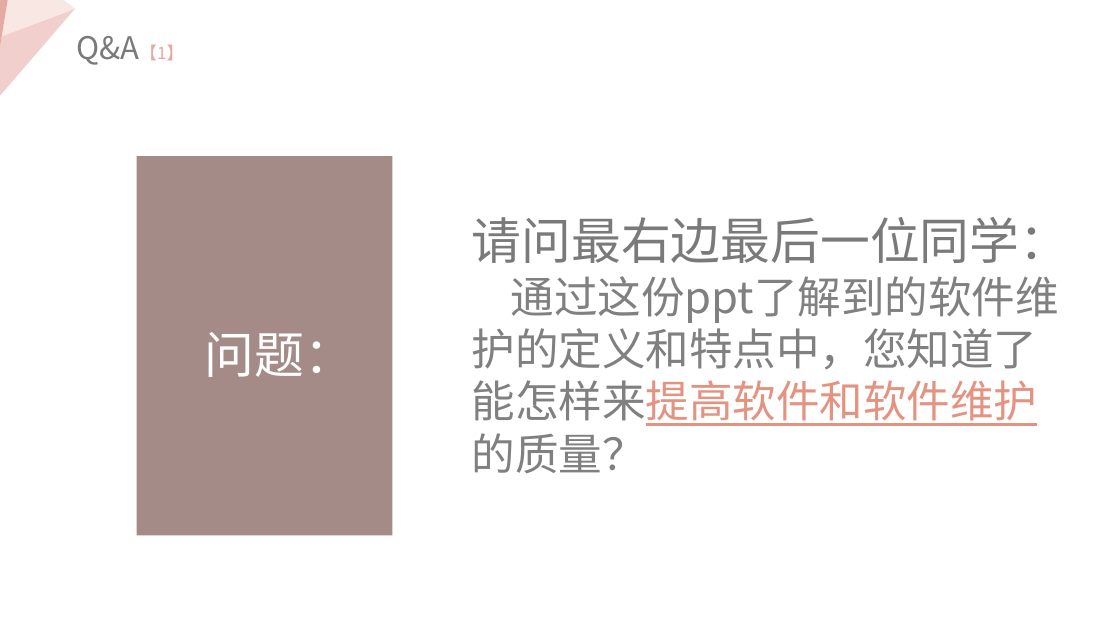
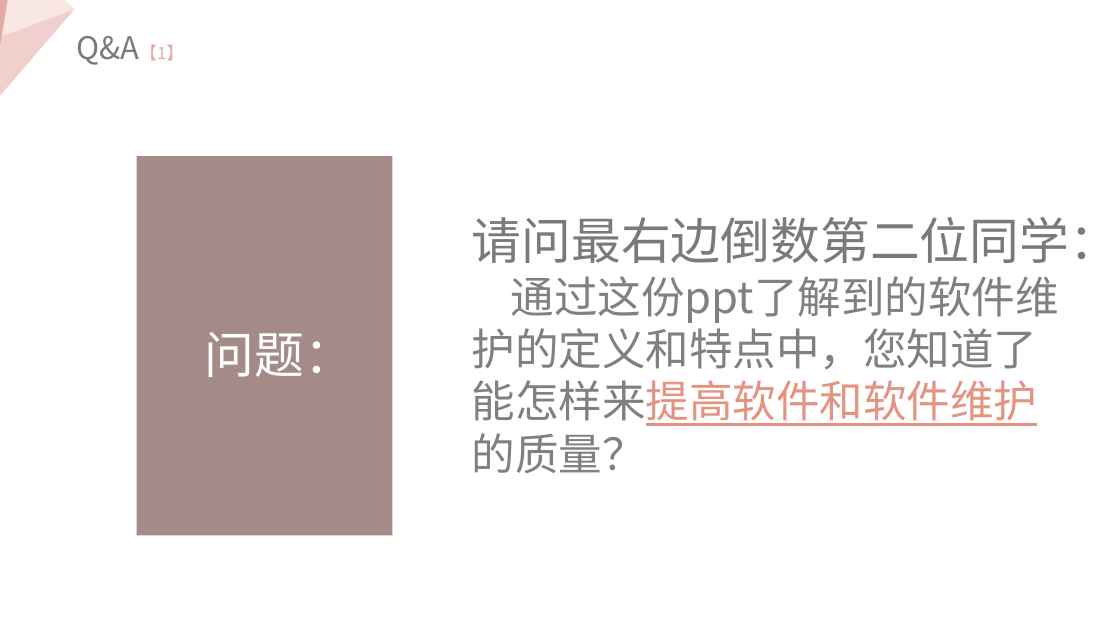
Before and after one commit to Ggiiljj/BALL_Date, a slide deck: slide 33 of 小组作业/SE2019春-G06-软件维护的定义和特点.pptx (slide 29 before the commit). Drawn at 1120x630 pixels with LibreOffice and Linux fonts; fonts in the diff are those of the drawing. Boxes give left, top, right and bottom in pixels: in the first picture for what was removed or moved away, otherwise in the second. Text is boxed around its words. In the diff, an @@ line names an element or a change of style, - is before the commit and + after.

```diff
--- a/小组作业/SE2019春-G06-软件维护的定义和特点.pptx
+++ b/小组作业/SE2019春-G06-软件维护的定义和特点.pptx
@@ text at (x1=472, y1=217, x2=1119, y2=263): text changed @@
-请问最右边最后一位同学：
+请问最右边倒数第二位同学：
```
Also in this commit, not shown: 4 slides added, 1 other file.
